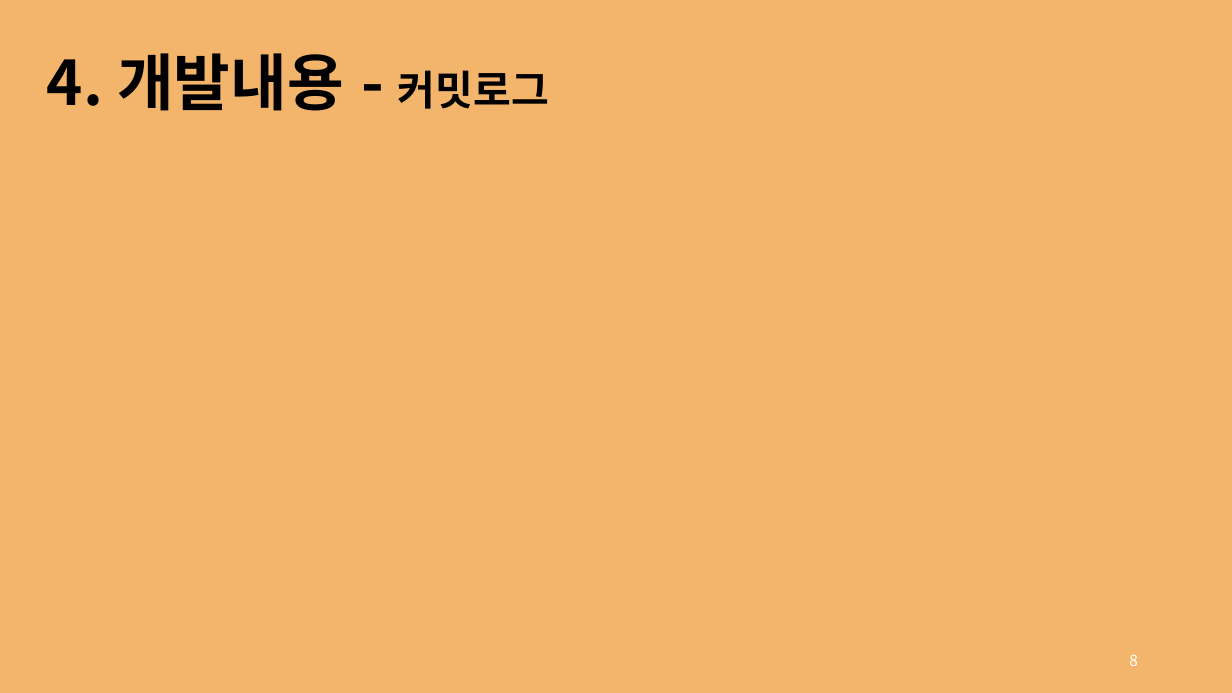
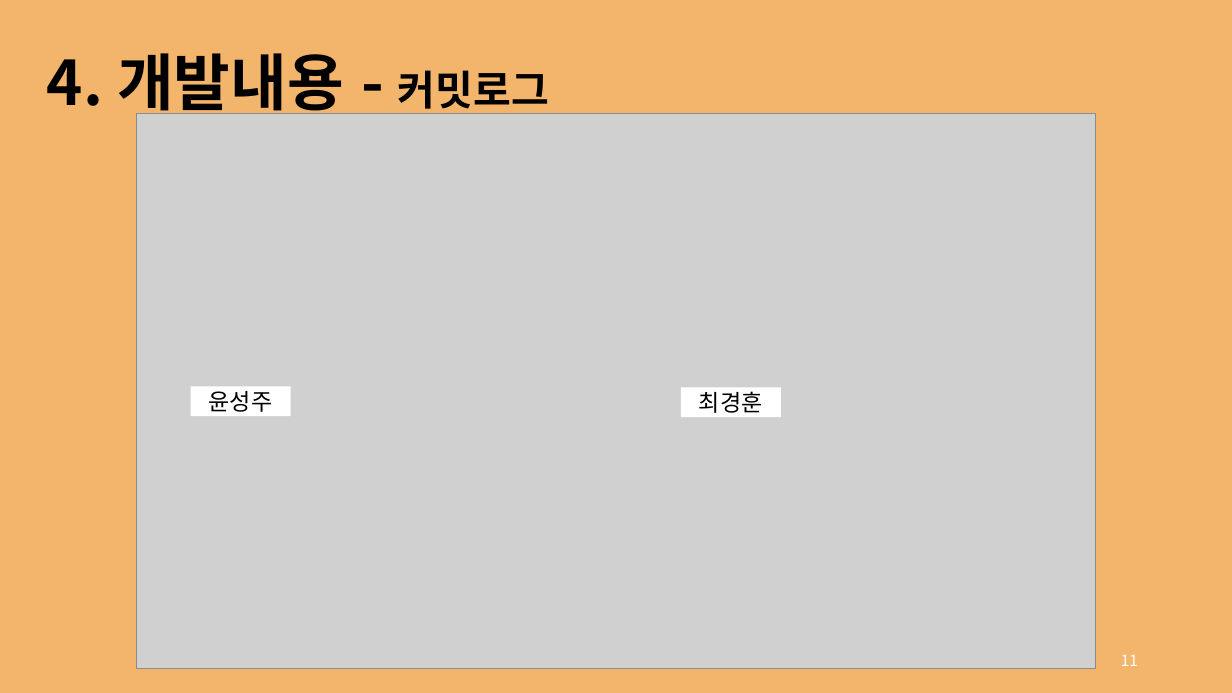
Before and after one commit to rg7155/2022_GraduationProject, a slide deck: slide 11 of 발표자료/2. 중간발표/의뢰인_윤성주, 최경훈.pptx (slide 8 before the commit). Drawn at 1232x693 pixels with LibreOffice and Linux fonts; fonts in the diff are those of the drawing; grey boxes stand for pictures. Boxes give left, top, right and bottom in pixels: in the first picture for what was removed or moved away, otherwise in the second. Text is boxed around its words. In the diff, an @@ line names an element or a change of style, - is before the commit and + after.

```diff
--- a/발표자료/2. 중간발표/의뢰인_윤성주, 최경훈.pptx
+++ b/발표자료/2. 중간발표/의뢰인_윤성주, 최경훈.pptx
@@ picture added at [136, 114, 1096, 669] @@
@@ rectangle added at [190, 386, 290, 416], fill #FFFFFF, 18 pt, text #000000 @@
+윤성주
@@ rectangle added at [681, 387, 781, 417], fill #FFFFFF, 18 pt, text #000000 @@
+최경훈
@@ page number at [1121, 655, 1138, 666]: text changed @@
-8
+11
```
Also in this commit, not shown: 8 other slides changed, 3 slides added, 2 other files.
